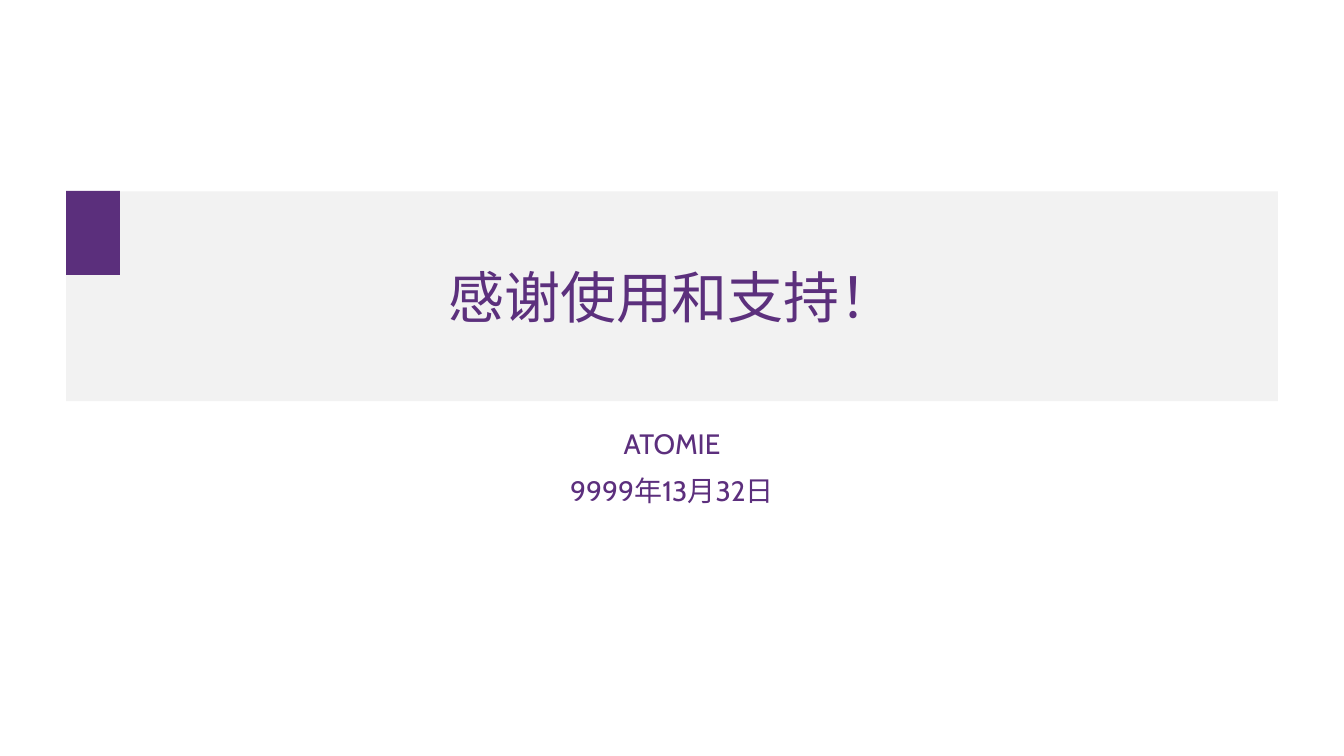
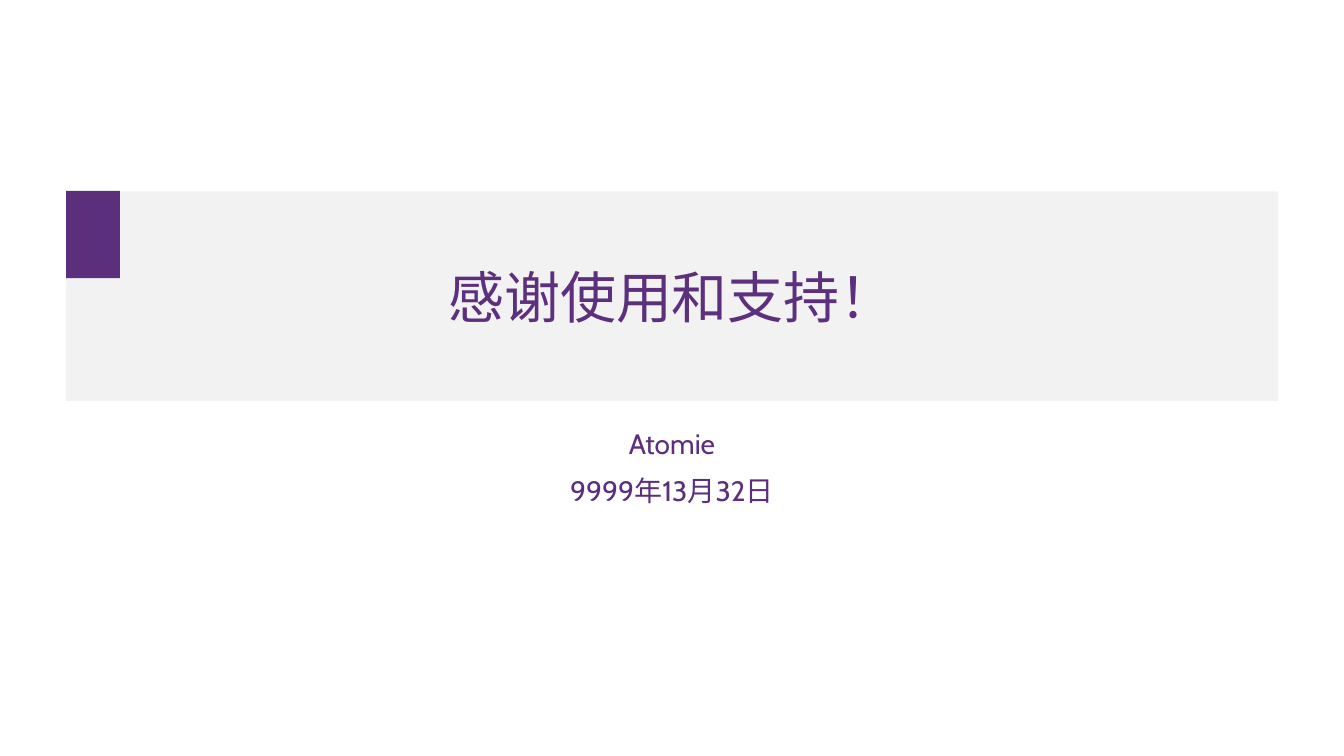
Before and after one commit to atomiechen/THU-PPT-Theme, a slide deck: slide 9 of v2扁平主题16-9.pptx. Drawn at 1344x756 pixels with LibreOffice and Linux fonts; fonts in the diff are those of the drawing. Boxes give left, top, right and bottom in pixels: in the first picture for what was removed or moved away, otherwise in the second. Text is boxed around its words. In the diff, an @@ line names an element or a change of style, - is before the commit and + after.

```diff
--- a/v2扁平主题16-9.pptx
+++ b/v2扁平主题16-9.pptx
@@ rectangle: place and size @@
-rectangle at <box>67,191,121,274</box>
+rectangle at <box>67,191,121,278</box>
@@ subtitle at <box>629,434,715,455</box>: text changed @@
-ATOMIE
+Atomie
```
Also in this commit, not shown: 5 other slides changed.
